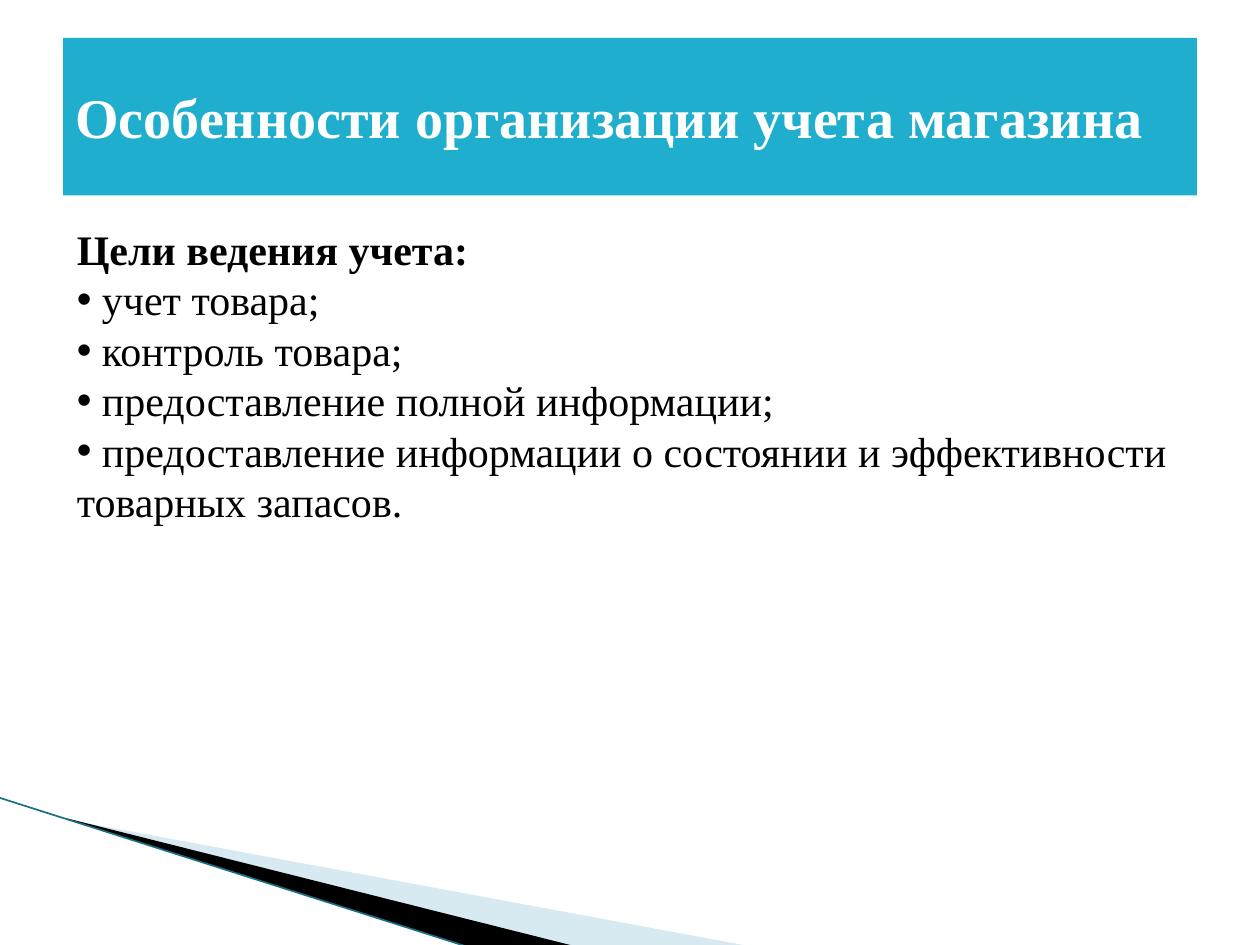
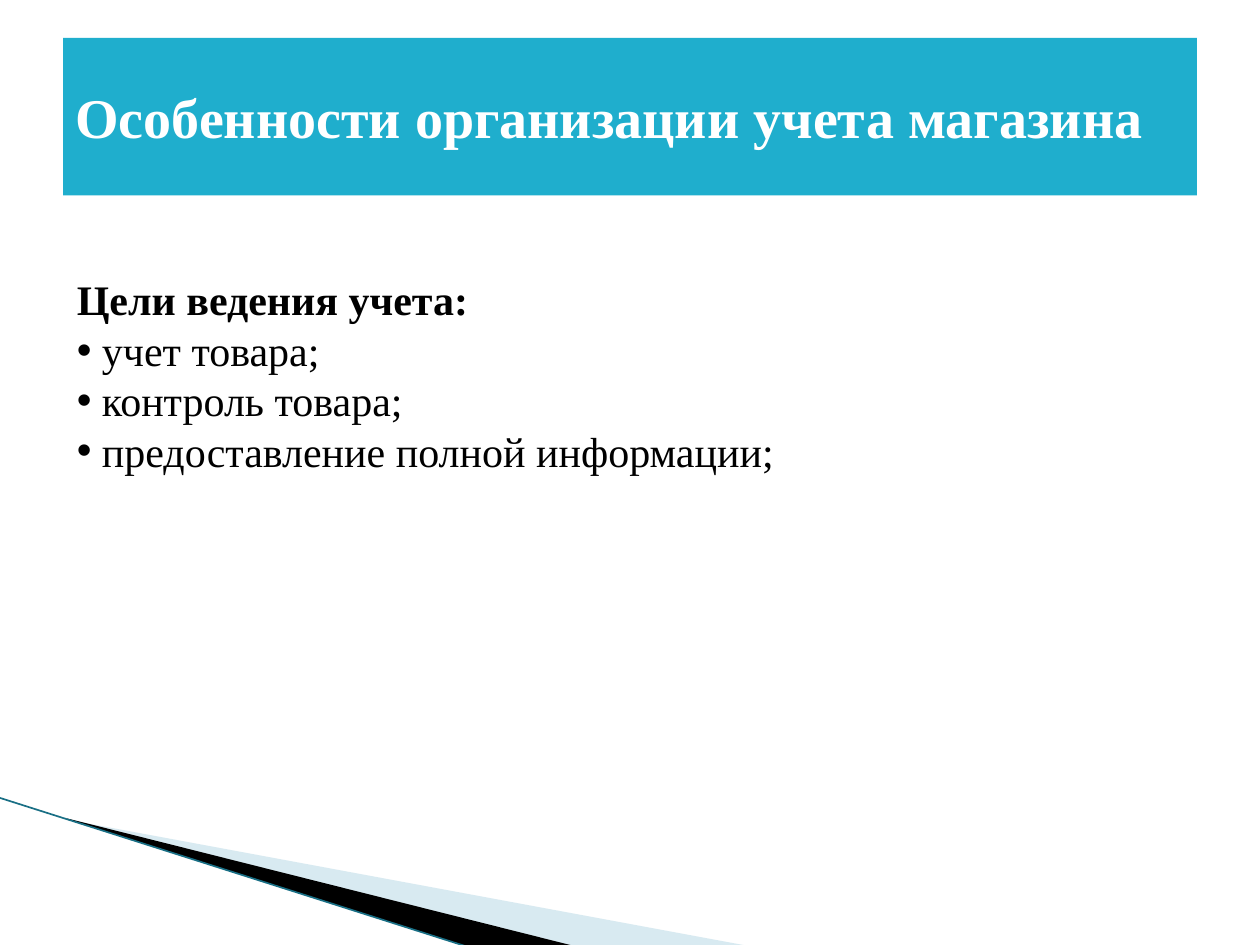
Before and after one commit to BadMax-Kirov/VKR, a slide deck: slide 6 of Выпускная квалификационная работа.pptx (slide 7 before the commit). Drawn at 1260x945 pixels with LibreOffice and Linux fonts; fonts in the diff are those of the drawing; background and template pictures are left out. Boxes give left, top, right and bottom in pixels: in the first picture for what was removed or moved away, otherwise in the second. Text is boxed around its words. In the diff, an @@ line names an element or a change of style, - is before the commit and + after.

```diff
--- a/Выпускная квалификационная работа.pptx
+++ b/Выпускная квалификационная работа.pptx
@@ text at box(77, 438, 1166, 526): paragraph removed @@
-• предоставление информации о состоянии и эффективности товарных запасов.
```
Also in this commit, not shown: 6 other slides changed, 1 other file.
